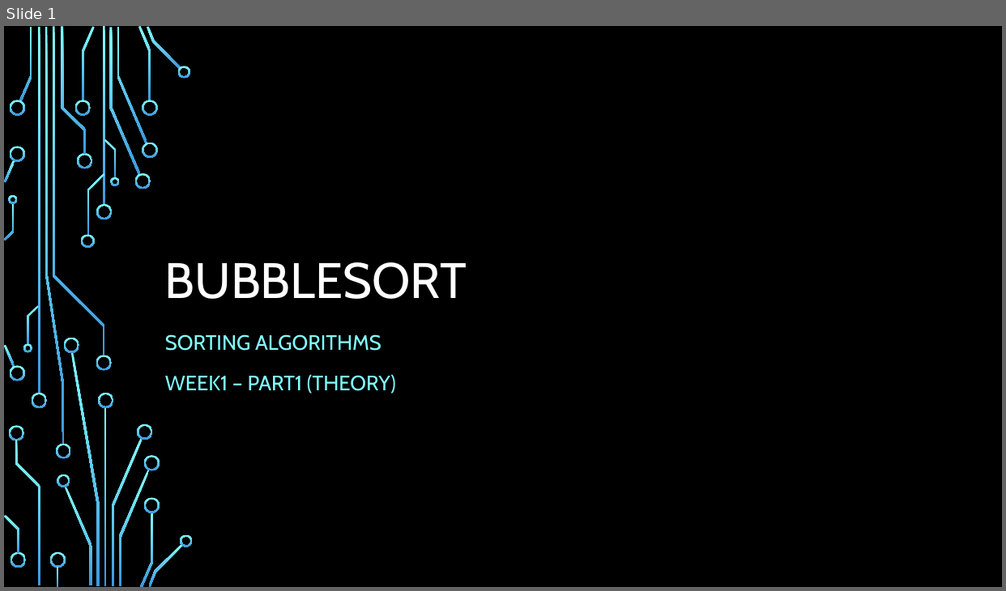
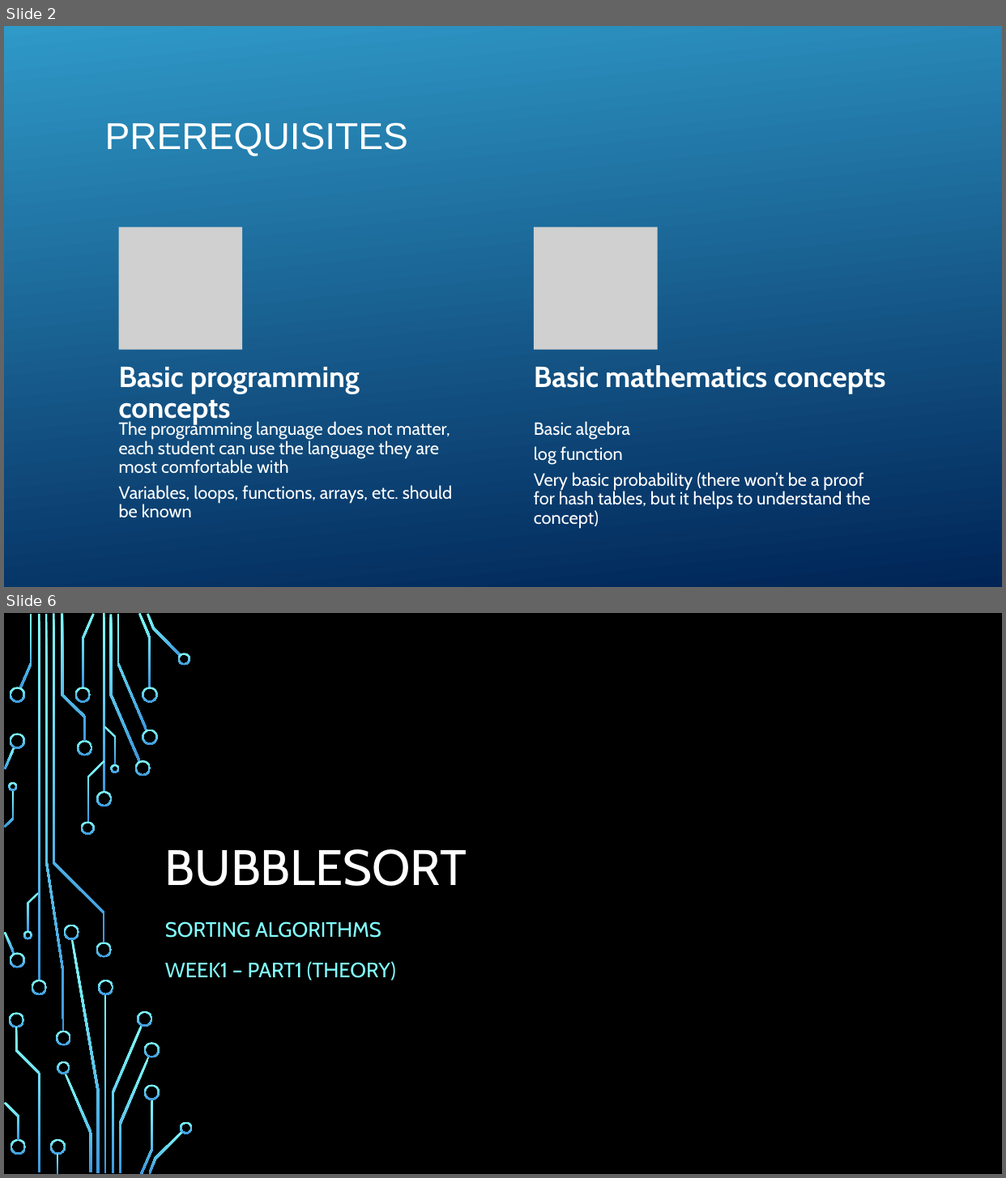
Before and after one commit to Fabianstw/MiniGamesArduino, a slide deck: LearningUnit/Presentation/BubbleSortTheoryWeek1.pptx. Shown one above the other, each under a label of ours: slide 1 before the commit, slides 2 and 6 after it; the slides between them are not shown. The pictures are 1006x591 and 1006x1178 pixels, drawn with LibreOffice and Linux fonts; fonts in the diff are those of the drawing; grey boxes stand for pictures; background and template pictures are left out. Boxes give left, top, right and bottom in pixels: in the first picture for what was removed or moved away, otherwise in the second. Text is boxed around its words. In the diff, an @@ line names an element or a change of style, - is before the commit and + after.

```diff
--- a/LearningUnit/Presentation/BubbleSortTheoryWeek1.pptx
+++ b/LearningUnit/Presentation/BubbleSortTheoryWeek1.pptx
@@ slide 2 added at bbox=[4, 26, 1002, 587], background picture (left out) @@
@@ rectangle added at bbox=[4, 26, 1002, 587], fill gradient #3198C9 to #002456 @@
@@ title added at bbox=[105, 122, 408, 156], 36 pt, text #FFFFFF @@
+PREREQUISITES
@@ group added at bbox=[118, 228, 885, 529]: 4 texts, 2 pictures @@
+Basic programming concepts
+The programming language does not matter, each student can use the language they are most comfortable with
+Variables, loops, functions, arrays, etc. should be known
+Basic mathematics concepts
+Basic algebra
+log function
+Very basic probability (there won’t be a proof for hash tables, but it helps to understand the concept)
@@ group added at bbox=[4, 26, 990, 587]: 33 freeform shapes, 3 rectangles @@
@@ what was slide 1 is now slide 6 @@
```
Also in this commit, not shown: 6 other slides added, 2 other files.
